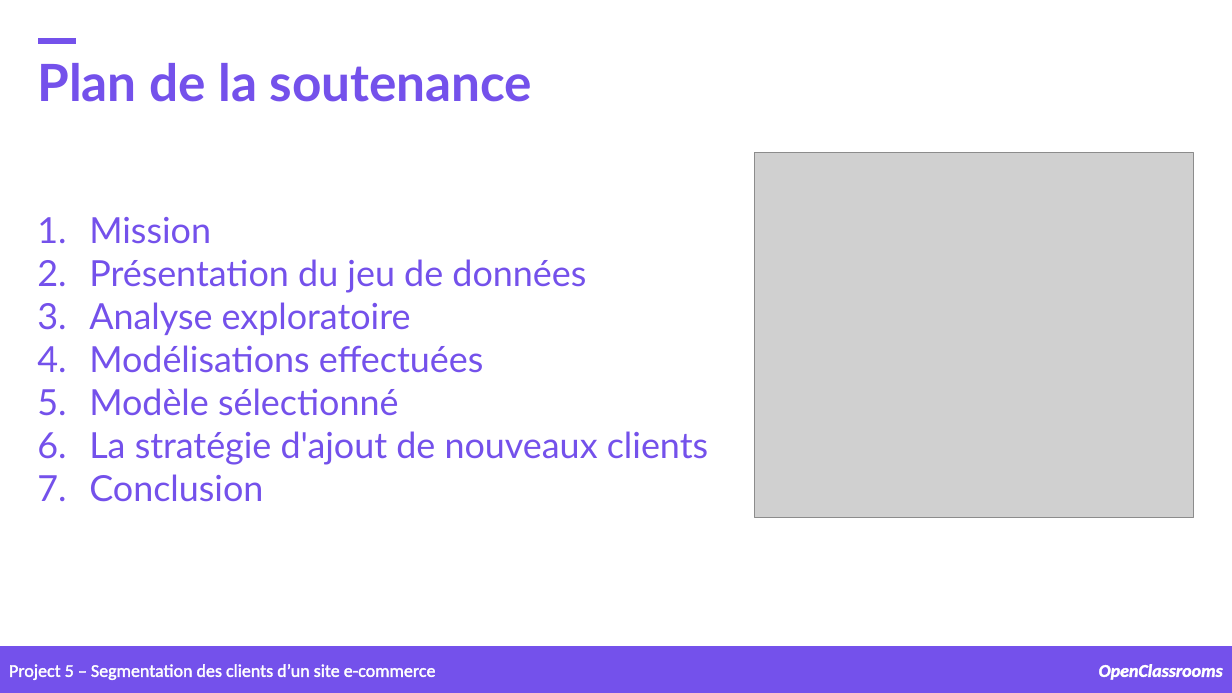
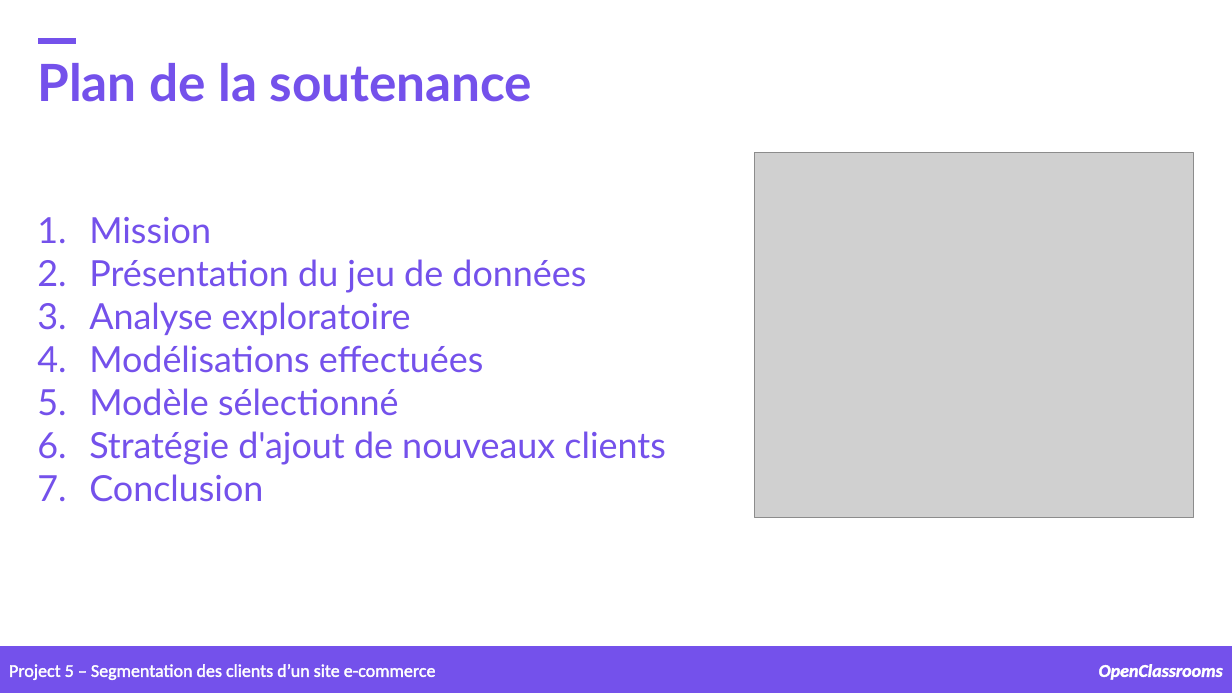
Before and after one commit to samirhinojosa/OC-P5-segment-customers-of-website, a slide deck: slide 2 of supports/P5_presentation v2.pptx. Drawn at 1232x693 pixels with LibreOffice and Linux fonts; fonts in the diff are those of the drawing; grey boxes stand for pictures; background and template pictures are left out. Boxes give left, top, right and bottom in pixels: in the first picture for what was removed or moved away, otherwise in the second. Text is boxed around its words. In the diff, an @@ line names an element or a change of style, - is before the commit and + after.

```diff
--- a/supports/P5_presentation v2.pptx
+++ b/supports/P5_presentation v2.pptx
@@ text at <box>89,431,665,465</box>: text changed @@
-6. La stratégie d'ajout de nouveaux clients
+6. Stratégie d'ajout de nouveaux clients
```
Also in this commit, not shown: 24 other slides changed, 1 slide added, 3 other files.
